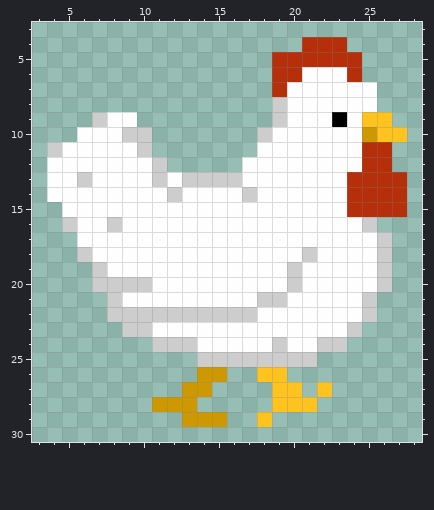
Edited in one commit: pixel-art sprite (Assets/Sprites/chicken/right_chicken 2_1.png). Above: the version before the commit.
The file is 32x32 pixels. Shown: x 3..28, y 3..30.
Now the later version:
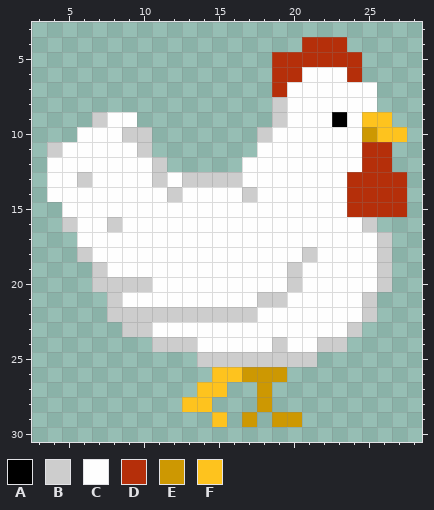
Palette (. is transparent): A #000000  B #cdcdcd  C #fefefe  D #b52f0a  E #cd9802  F #fec31e
Diff:
{"y":26,"x":14,"old":"EE..FF","new":".FFEEE"}
{"y":27,"x":13,"old":"EE.","new":".FF"}
{"y":27,"x":18,"old":".FF","new":"E.."}
{"y":27,"x":22,"old":"F","new":"."}
{"y":28,"x":11,"old":"EEE.","new":"..FF"}
{"y":28,"x":18,"old":".FFF","new":"E..."}
{"y":29,"x":13,"old":"EEE","new":"..F"}
{"y":29,"x":17,"old":".F..","new":"E.EE"}
